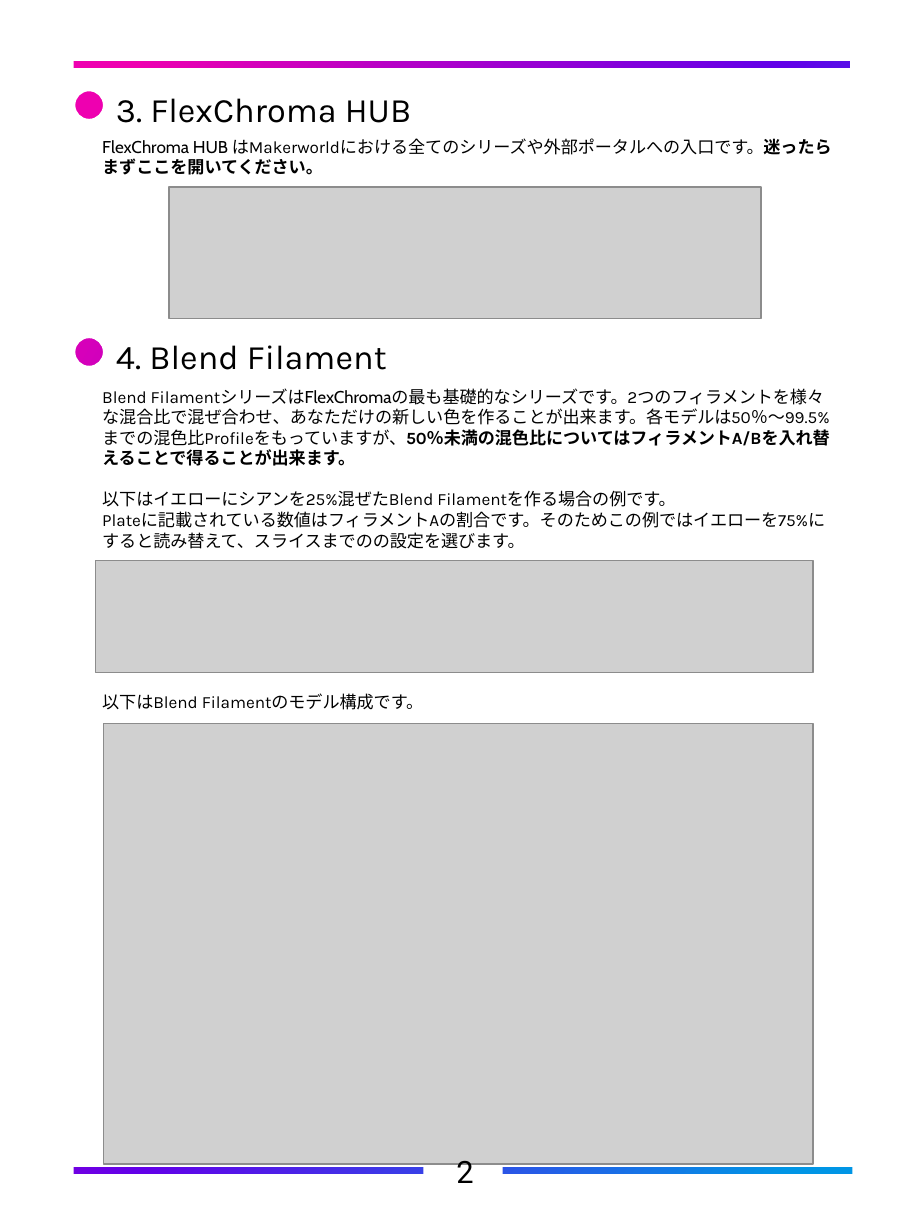
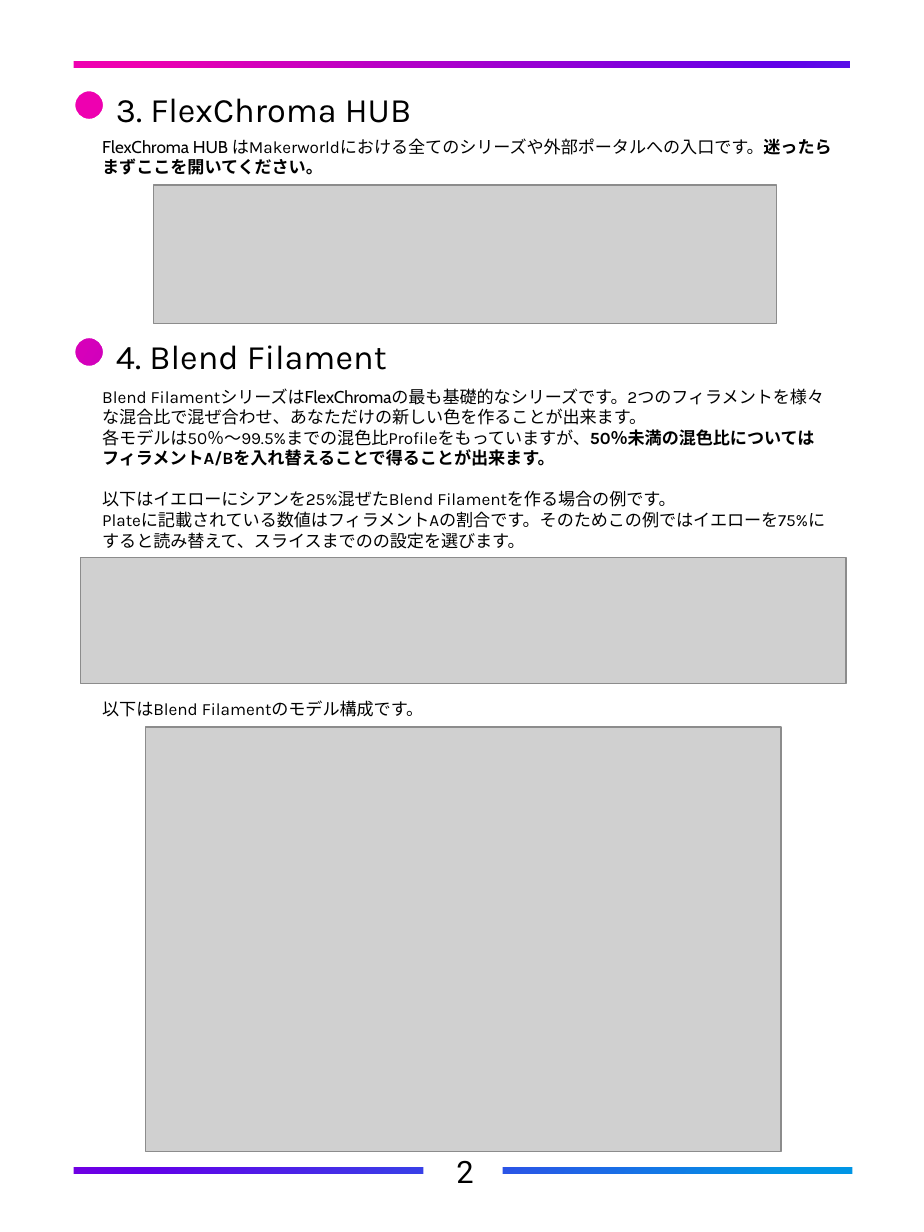
Before and after one commit to FlexChromaHQ/FlexChroma, a slide deck: slide 6 of Documents/Original/FlexChroma_Tour_Guide_JP.pptx. Drawn at 924x1232 pixels with LibreOffice and Linux fonts; fonts in the diff are those of the drawing; grey boxes stand for pictures. Boxes give left, top, right and bottom in pixels: in the first picture for what was removed or moved away, otherwise in the second. Text is boxed around its words. In the diff, an @@ line names an element or a change of style, - is before the commit and + after.

```diff
--- a/Documents/Original/FlexChroma_Tour_Guide_JP.pptx
+++ b/Documents/Original/FlexChroma_Tour_Guide_JP.pptx
@@ picture resized from (x1=169, y1=187, x2=761, y2=319) to (x1=153, y1=185, x2=776, y2=324) @@
@@ text at (x1=102, y1=388, x2=824, y2=466): text changed @@
-Blend FilamentシリーズはFlexChromaの最も基礎的なシリーズです。2つのフィラメントを様々な混合比で混ぜ合わせ、あなただけの新しい色を作ることが出来ます。各モデルは50％～99.5%までの混色比Profileをもっていますが、50％未満の混色比についてはフィラメントA/Bを入れ替えることで得ることが出来ます。
+Blend FilamentシリーズはFlexChromaの最も基礎的なシリーズです。2つのフィラメントを様々な混合比で混ぜ合わせ、あなただけの新しい色を作ることが出来ます。
+各モデルは50％～99.5%までの混色比Profileをもっていますが、50％未満の混色比についてはフィラメントA/Bを入れ替えることで得ることが出来ます。
@@ picture resized from (x1=96, y1=561, x2=813, y2=673) to (x1=80, y1=558, x2=846, y2=684) @@
@@ text "以下はBlend Filamentのモデル構成です。" moved from (x1=102, y1=693, x2=423, y2=710) to (x1=102, y1=700, x2=423, y2=717) @@
@@ picture resized from (x1=103, y1=723, x2=813, y2=1164) to (x1=145, y1=727, x2=781, y2=1152) @@
```
Also in this commit, not shown: 2 other slides changed, 3 other files.
